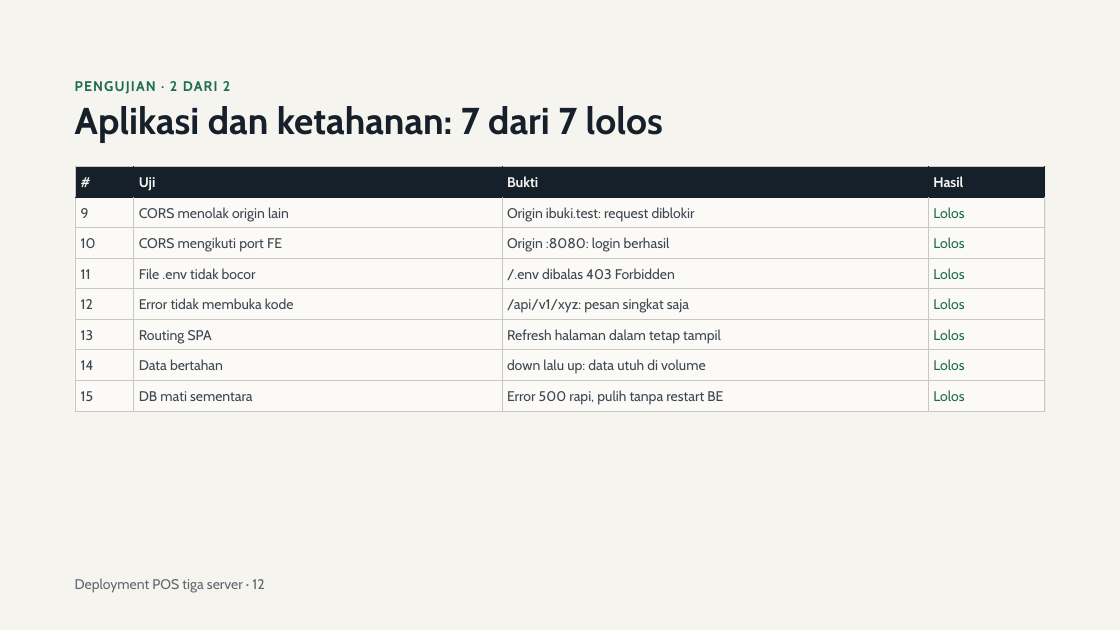
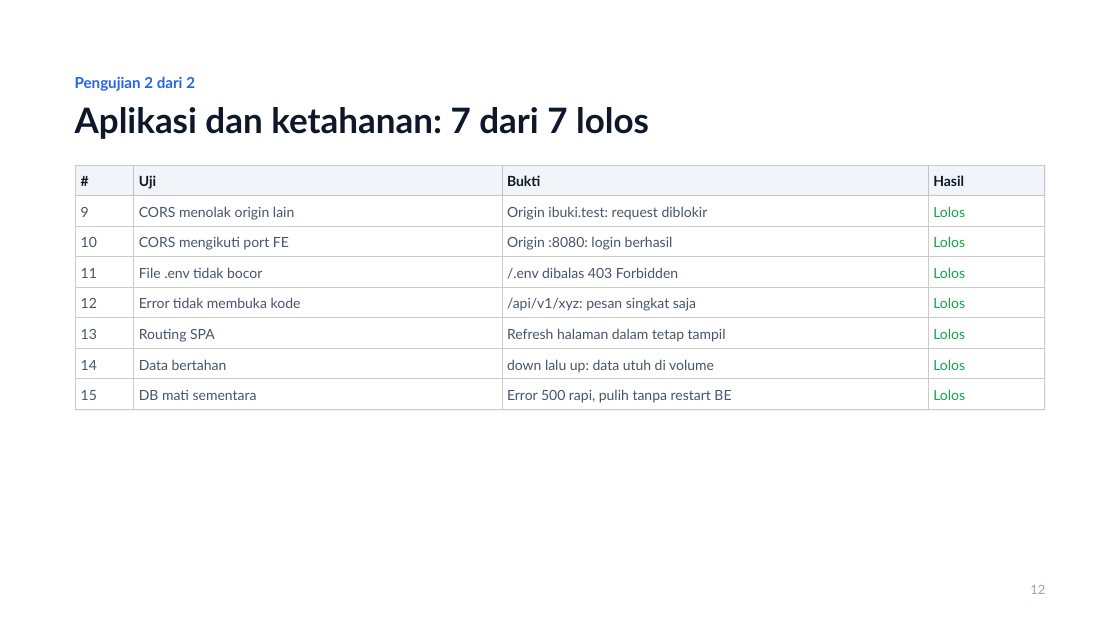
Before and after one commit to JonathanZefanya/Point-Of-Sale, a slide deck: slide 12 of Deployment POS Tiga Server.pptx. Drawn at 1120x630 pixels with LibreOffice and Linux fonts; fonts in the diff are those of the drawing. Boxes give left, top, right and bottom in pixels: in the first picture for what was removed or moved away, otherwise in the second. Text is boxed around its words. In the diff, an @@ line names an element or a change of style, - is before the commit and + after.

```diff
--- a/Deployment POS Tiga Server.pptx
+++ b/Deployment POS Tiga Server.pptx
@@ background #F5F4EF to #FFFFFF @@
@@ text at box(75, 76, 195, 91): text changed; size 12 to 13 pt; font Cabin to Lato; text colour #1F6B55 to #2563EB @@
-PENGUJIAN · 2 DARI 2
+Pengujian 2 dari 2
@@ title "Aplikasi dan ketahanan: 7 dari ..." at box(75, 107, 649, 139): size 32 to 30 pt, font Cabin to Lato, text colour #15202B to #0F172A; line spacing 35.2pt to 34.5pt @@
@@ rectangle removed at box(75, 166, 1046, 412) @@
@@ table at box(76, 166, 1044, 410) @@
@@ fill #15202B to #F1F5F9 in row 1 @@
@@ font Cabin to Lato @@
@@ text colour #F5F4EF to #0F172A in "#", "Uji", "Bukti", "Hasil" @@
@@ text colour #3D4752 to #475569 in "9", "CORS menolak origin lain", "Origin ibuki.test: request diblokir", "10" and 17 more places @@
@@ text colour #1F6B55 to #16A34A in "Lolos", "Lolos", "Lolos", "Lolos" and 3 more places @@
@@ borders changed @@
@@ line (1045, 164) - (1045, 410): stroke #DDD9CE 0.5 pt to #E2E8F0 0.5 pt @@
@@ line (75, 410) - (1045, 410): stroke #DDD9CE 0.5 pt to #E2E8F0 0.5 pt @@
@@ text at box(1030, 585, 1045, 594): text changed; size 12 to 11 pt; font Cabin to Lato; text colour #5F6973 to #94A3B8 @@
-Deployment POS tiga server · 12
+12
```
Also in this commit, not shown: 14 other slides changed, 2 other files.
